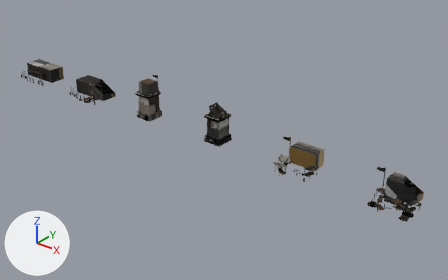
An edit to the glTF model src/assets/battle/rts/rts-modern-westafrica.glb, drawn before and after from the same camera.
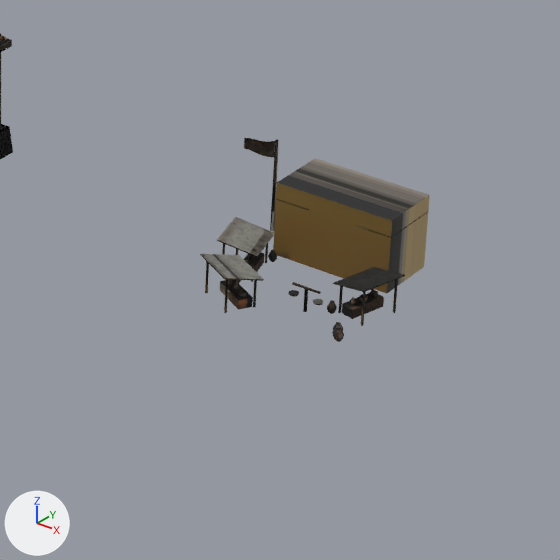
The first picture shows the older version from a 50 mm lens placed at (20.12, -13.59, 8.52), pointed at (8.86, 0.48, -0.21). The close-ups show the older and then the newer version on the part from 51% to 79% of the width and 38% to 82% of the height of that picture. Only the edits that show in the close-ups are written down. Arrows for +X, +Y and +Z are at lower left; the lights stay in place. Where no turn or scale is listed for an object, it has been applied to the vertices. Vertices at exactly the same position are counted once.
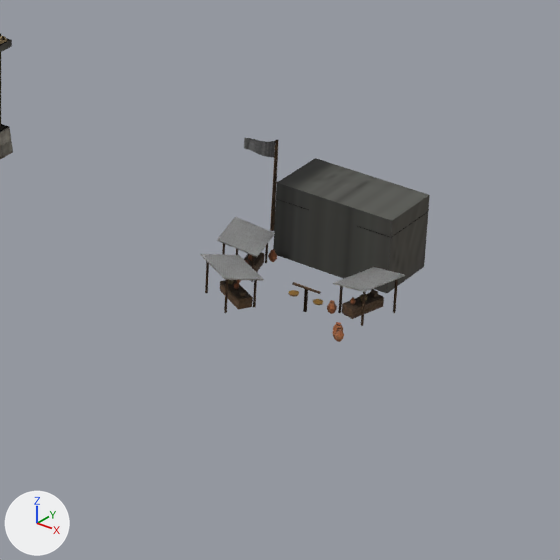
Where the newer file only moved an object's origin or applied its transform, the numbers keep the older frame.

What differs and where, as boxes (x1, y1, x2, y2) in the close-ups (560 x 560 px):
'Mesh_14', surface changed
    both: (273, 158, 430, 293)
'Mesh_12', surface changed
    both: (200, 138, 426, 342)
'Mesh_10', surface changed (black to grey)
    both: (0, 125, 13, 159)
'Mesh_9', surface changed
    both: (0, 33, 9, 131)

Edits to the bpy script that builds the scene:
```text
Change mat_team:
    where n3 = _N.new('ShaderNodeMapping'); n3.name = 'Mapping'
    n3.inputs[1].default_value: (0.0008, -14.01, 0.0) -> (0.0127, -13.98, 0.0)  # 'Location'
    n3.inputs[3].default_value: (15.96, 15.01, 1.0) -> (15.78, 14.97, 1.0)  # 'Scale'
Change me_mesh_12:
    where me_mesh_12.from_pydata(...)  # 2379 vertices, 3930 faces; spans x 0.0..1.449, y -1.356..0.0, z 0.005..0.665
    used by ob_mesh_12; location = (11.187, 0.63, -0.005)
    me_mesh_12 part 1: texture (UV) coordinates of 3873 of 3930 faces, centred in x 0.01..1.419, y -1.312..0.0, z 0.005..0.665, changed; they spanned u 0.0..0.06, v 0.94..1.0 and now span u 0.0..0.06, v 0.94..1.0
Change me_mesh_14:
    where me_mesh_14.from_pydata(...)  # 41 vertices, 54 faces; spans x 0.0..1.243, y -0.46..0.0, z 0.005..0.665
    used by ob_mesh_14; location = (11.187, 0.63, -0.005)
    me_mesh_14 part 2: 52 kept faces spanning x 0.0..1.243, y -0.46..0.0, z 0.005..0.665 get new texture (UV) coordinates
```
